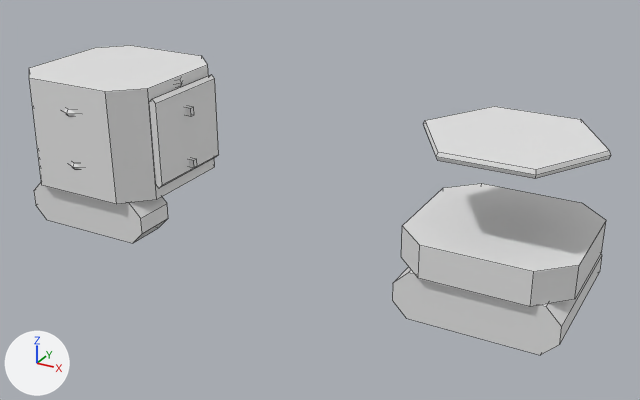
The FBX model roblox/art/armor/gloves_bow_s3.fbx: old version first, new version second.
Camera for both pictures: a 50 mm lens placed at (2.89, -4.91, 1.34), pointed at (0.18, 0.02, -1.12). Arrows for +X, +Y and +Z are at lower left; the lights stay in place. The first picture is the older version. Mesh edges are drawn as thin lines. Where no turn or scale is listed for an object, it has been applied to the vertices.

In view in the first picture: 'Bracer_L_Body', 'Bracer_R_Body', 'Glove_L_Inner', 'Glove_R_Inner'.
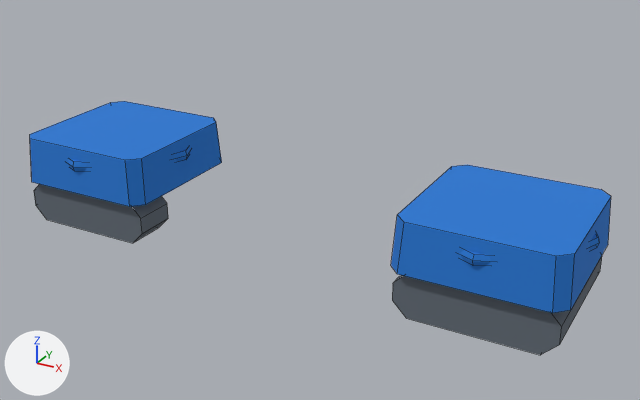
Where the change shows, as pixel boxes (x1, y1, x2, y2) in the pictures (640 x 400 px):
```json
{"object": "Bracer_R_Body", "change": "deleted", "before": [401, 106, 611, 306]}
{"object": "Bracer_L_Body", "change": "deleted", "before": [29, 45, 219, 204]}
{"object": "Bracer_R_Band", "change": "added", "after": [391, 165, 611, 313], "on screen": "blue"}
{"object": "Bracer_L_Band", "change": "added", "after": [30, 101, 222, 207], "on screen": "blue"}
{"object": "Glove_R_Inner", "change": "recoloured", "before": [392, 256, 602, 355], "after": [392, 256, 602, 355], "on screen": "white to greyish blue"}
{"object": "Glove_L_Inner", "change": "recoloured", "before": [34, 184, 168, 243], "after": [34, 184, 168, 243], "on screen": "white to greyish blue"}
```

Scene script edits in JSON lines:
```json
{"op": "set", "path": "mat_gloves_bow_s3_glove_l_inner.base_color", "old": "(0.8, 0.8, 0.8)", "new": "(0.122, 0.147, 0.178)", "note": "white #e7e7e7 -> greyish blue #626b75"}
{"op": "set", "path": "mat_gloves_bow_s3_glove_r_inner.base_color", "old": "(0.8, 0.8, 0.8)", "new": "(0.122, 0.147, 0.178)", "note": "white #e7e7e7 -> greyish blue #626b75"}
{"op": "add", "block": "mat_gloves_bow_s3_bracer_r_band", "code": ["mat_gloves_bow_s3_bracer_r_band = principled_material('gloves_bow_s3_Bracer_R_Band')", "mat_gloves_bow_s3_bracer_r_band.base_color = (0.0176, 0.188, 0.658)  # blue #2478d4", "mat_gloves_bow_s3_bracer_r_band.roughness = 1.0"]}
{"op": "add", "block": "mat_gloves_bow_s3_bracer_l_band", "code": ["mat_gloves_bow_s3_bracer_l_band = principled_material('gloves_bow_s3_Bracer_L_Band')", "mat_gloves_bow_s3_bracer_l_band.base_color = (0.0176, 0.188, 0.658)  # blue #2478d4", "mat_gloves_bow_s3_bracer_l_band.roughness = 1.0"]}
{"op": "add", "block": "me_bracer_r_band", "code": ["me_bracer_r_band = bpy.data.meshes.new('Bracer_R_Band')", "me_bracer_r_band.from_pydata(...)  # 40 vertices, 28 faces; spans x -0.576..0.576, y -0.576..0.576, z -0.52..-0.18", "me_bracer_r_band.materials.append(mat_gloves_bow_s3_bracer_r_band)  # blue #2478d4"]}
{"op": "add", "block": "me_bracer_l_band", "code": ["me_bracer_l_band = bpy.data.meshes.new('Bracer_L_Band')", "me_bracer_l_band.from_pydata(...)  # 40 vertices, 28 faces; spans x -0.576..0.576, y -0.576..0.576, z -0.52..-0.18", "me_bracer_l_band.materials.append(mat_gloves_bow_s3_bracer_l_band)  # blue #2478d4"]}
{"op": "remove", "block": "ob_bracer_r_body", "code": ["ob_bracer_r_body = bpy.data.objects.new('Bracer_R_Body', me_bracer_r_body)", "ob_bracer_r_body.location = (1.5, 0.0, -0.69)"]}
{"op": "remove", "block": "ob_bracer_l_body", "code": ["ob_bracer_l_body = bpy.data.objects.new('Bracer_L_Body', me_bracer_l_body)", "ob_bracer_l_body.location = (-1.5, 0.0, -0.69)"]}
{"op": "add", "block": "ob_bracer_r_band", "code": ["ob_bracer_r_band = bpy.data.objects.new('Bracer_R_Band', me_bracer_r_band)", "ob_bracer_r_band.location = (1.5, 0.0, -0.69)"]}
{"op": "add", "block": "ob_bracer_l_band", "code": ["ob_bracer_l_band = bpy.data.objects.new('Bracer_L_Band', me_bracer_l_band)", "ob_bracer_l_band.location = (-1.5, 0.0, -0.69)"]}
```
